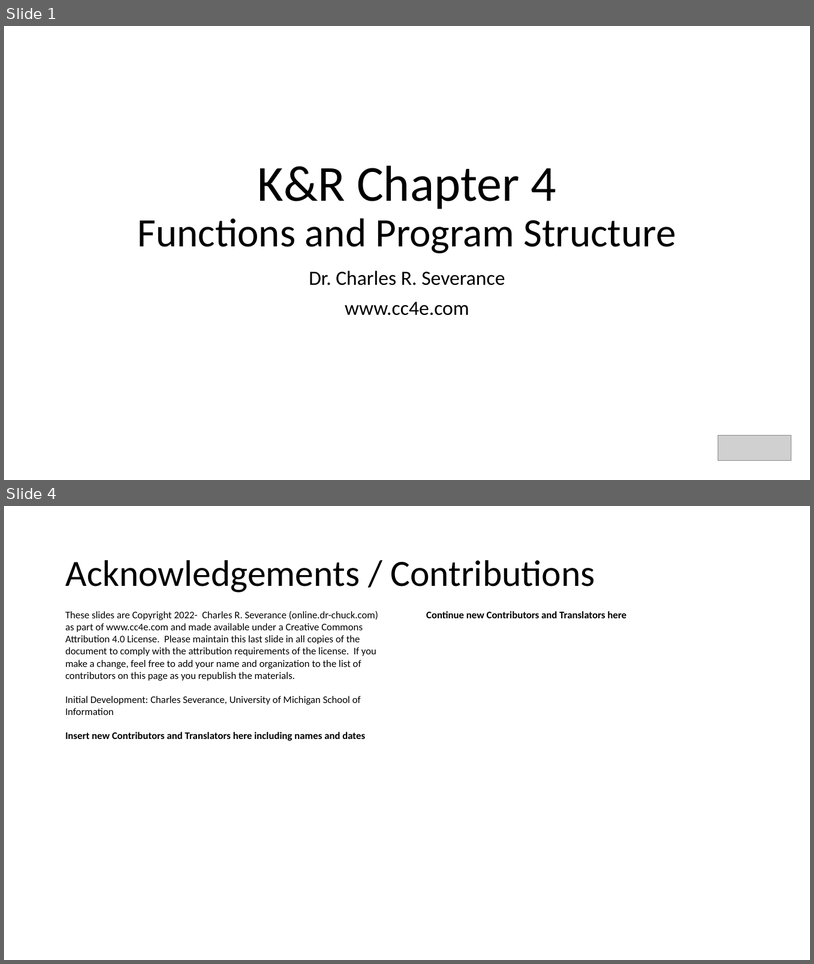
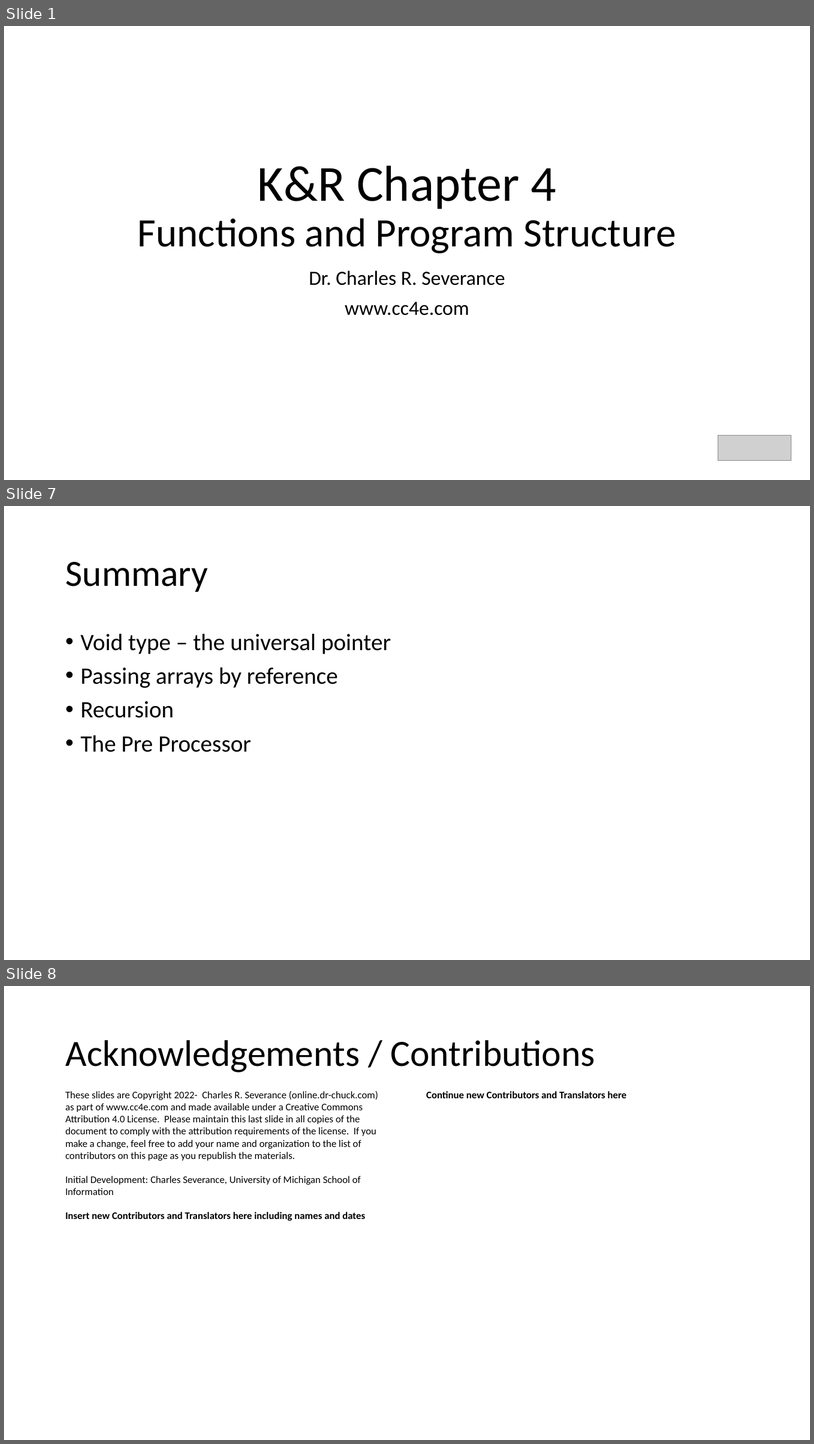
Before and after one commit to csev/cc4e, a slide deck: lectures/KR-4.pptx. Shown one above the other, each under a label of ours: slides 1 and 4 before the commit, slides 1, 7 and 8 after it; the slides between them are not shown. The pictures are 814x964 and 814x1444 pixels, drawn with LibreOffice and Linux fonts; fonts in the diff are those of the drawing; grey boxes stand for pictures. Boxes give left, top, right and bottom in pixels: in the first picture for what was removed or moved away, otherwise in the second. Text is boxed around its words. In the diff, an @@ line names an element or a change of style, - is before the commit and + after.

```diff
--- a/lectures/KR-4.pptx
+++ b/lectures/KR-4.pptx
@@ slide 7 added at box(4, 506, 810, 960), background #FFFFFF @@
@@ title added at box(65, 562, 208, 592), 44 pt, text #000000 @@
+Summary
@@ text added at box(81, 633, 391, 752), 28 pt, text #000000 @@
+• Void type – the universal pointer
+• Passing arrays by reference
+• Recursion
+• The Pre Processor
@@ what was slide 4 is now slide 8 @@
```
Also in this commit, not shown: 1 slide changed, 4 other slides added, 1 slide removed, 5 other files.
